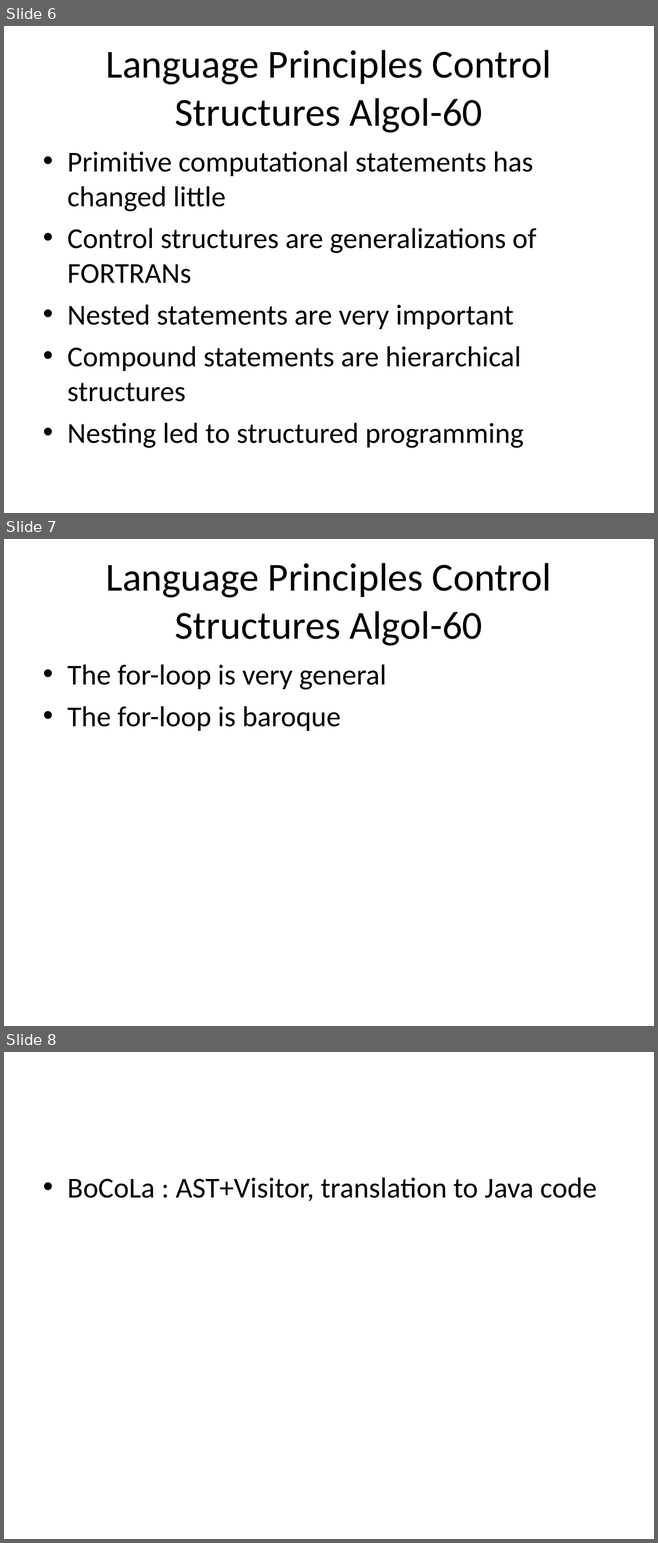
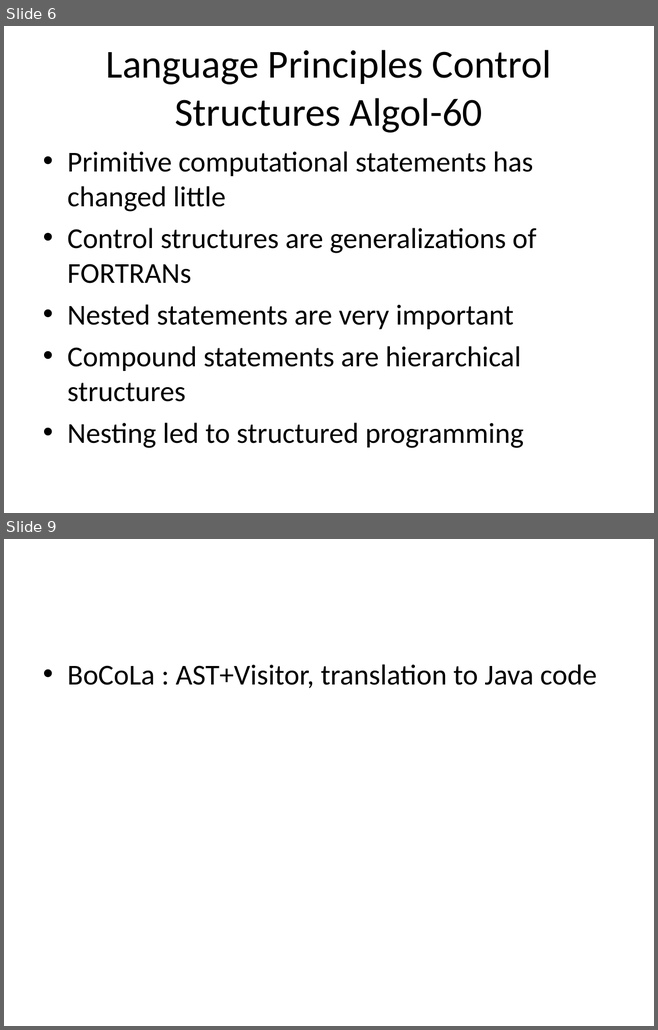
Before and after one commit to isurup/kalle-martin-group, a slide deck: SSE2/slides/4 Language.ppt. Shown one above the other, each under a label of ours: slides 6, 7 and 8 before the commit, slides 6 and 9 after it; the slides between them are not shown. The pictures are 658x1543 and 658x1030 pixels, drawn with LibreOffice and Linux fonts; fonts in the diff are those of the drawing. Boxes give left, top, right and bottom in pixels: in the first picture for what was removed or moved away, otherwise in the second. Text is boxed around its words. In the diff, an @@ line names an element or a change of style, - is before the commit and + after.

```diff
--- a/SSE2/slides/4 Language.ppt
+++ b/SSE2/slides/4 Language.ppt
@@ slide 7 removed at [4, 539, 654, 1026], background #FFFFFF @@
@@ title removed at [106, 563, 551, 646] @@
-Language Principles Control Structures Algol-60
@@ text removed at [67, 664, 386, 731] @@
-• The for-loop is very general
-• The for-loop is baroque
@@ what was slide 8 is now slide 9 @@
```
Also in this commit, not shown: 2 slides added.
